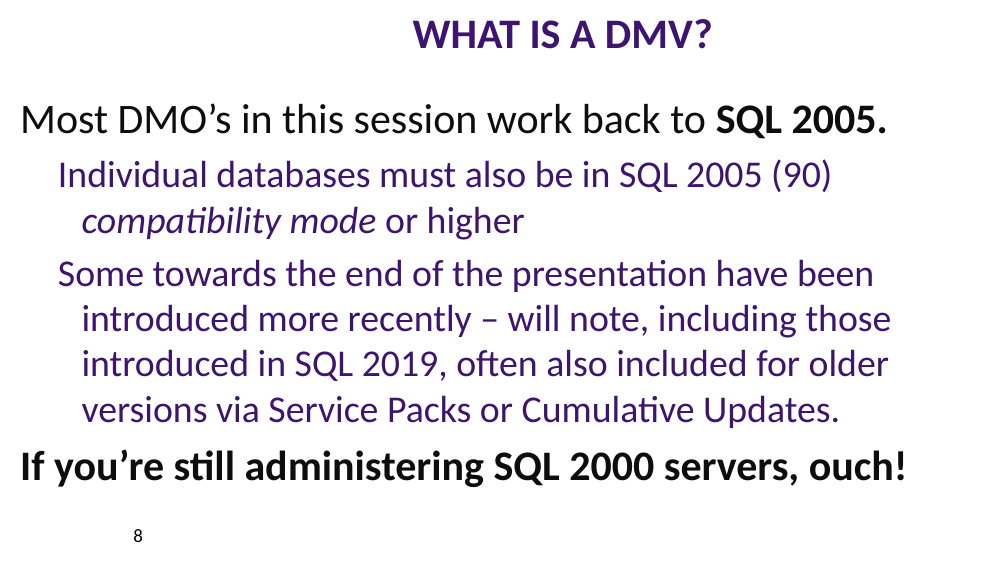
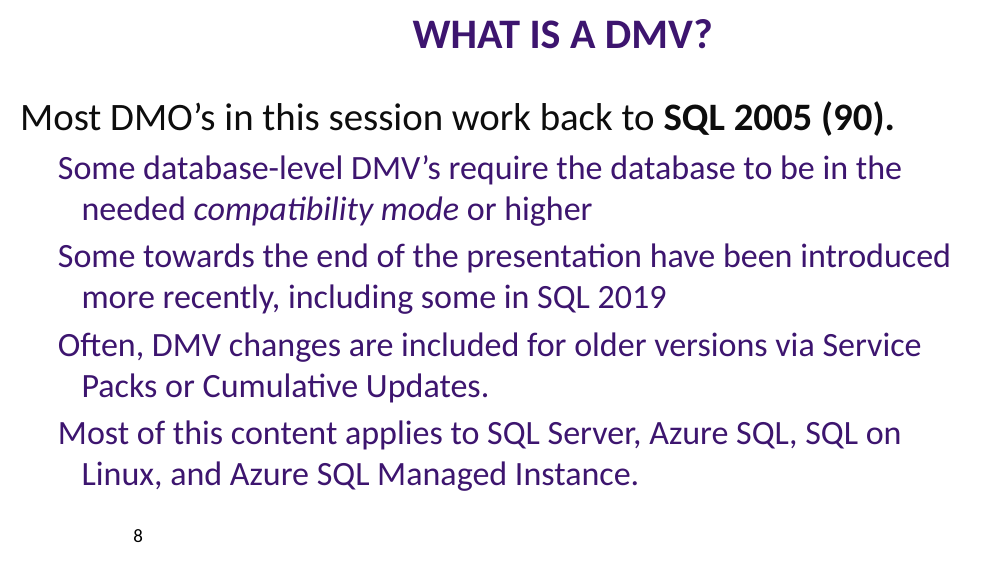
Before and after one commit to williamadba/Public-Presentations, a slide deck: slide 8 of SQLSat Pensacola 2019/DBA Best Practices with DMVs.pptx. Drawn at 1008x567 pixels with LibreOffice and Linux fonts; fonts in the diff are those of the drawing. Boxes give left, top, right and bottom in pixels: in the first picture for what was removed or moved away, otherwise in the second. Text is boxed around its words. In the diff, an @@ line names an element or a change of style, - is before the commit and + after.

```diff
--- a/SQLSat Pensacola 2019/DBA Best Practices with DMVs.pptx
+++ b/SQLSat Pensacola 2019/DBA Best Practices with DMVs.pptx
@@ text at (x1=20, y1=101, x2=951, y2=491): text changed; size 36 to 32.4 pt @@
-Most DMO’s in this session work back to SQL 2005.
-  Individual databases must also be in SQL 2005 (90) compatibility mode or higher
-  Some towards the end of the presentation have been introduced more recently – will note, including those introduced in SQL 2019, often also included for older versions via Service Packs or Cumulative Updates.
-If you’re still administering SQL 2000 servers, ouch!
+Most DMO’s in this session work back to SQL 2005 (90).
+  Some database-level DMV’s require the database to be in the needed compatibility mode or higher
+  Some towards the end of the presentation have been introduced more recently, including some in SQL 2019
+  Often, DMV changes are included for older versions via Service Packs or Cumulative Updates.
+  Most of this content applies to SQL Server, Azure SQL, SQL on Linux, and Azure SQL Managed Instance.
```
Also in this commit, not shown: 24 other slides changed, 2 slides added, 2 slides removed.
